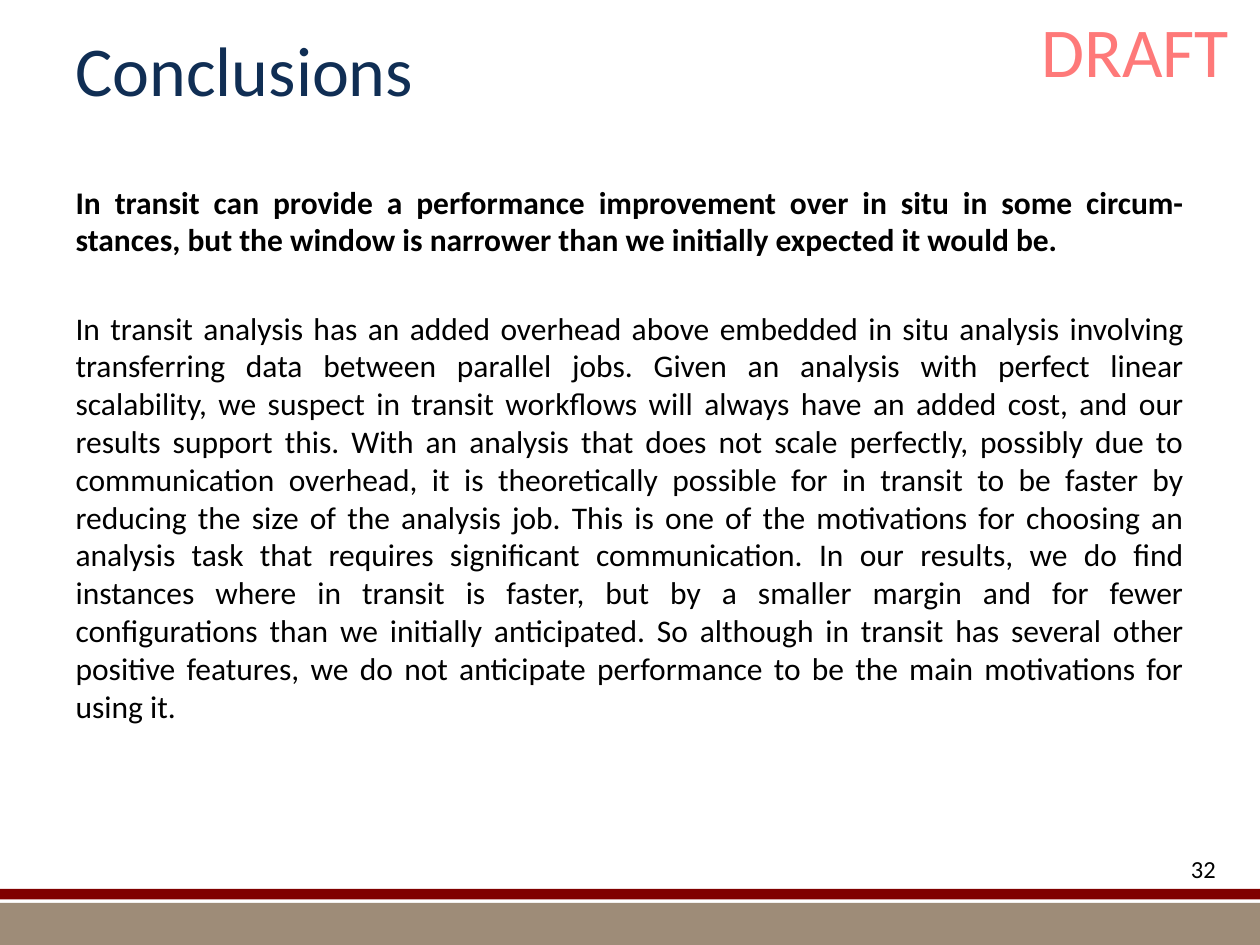
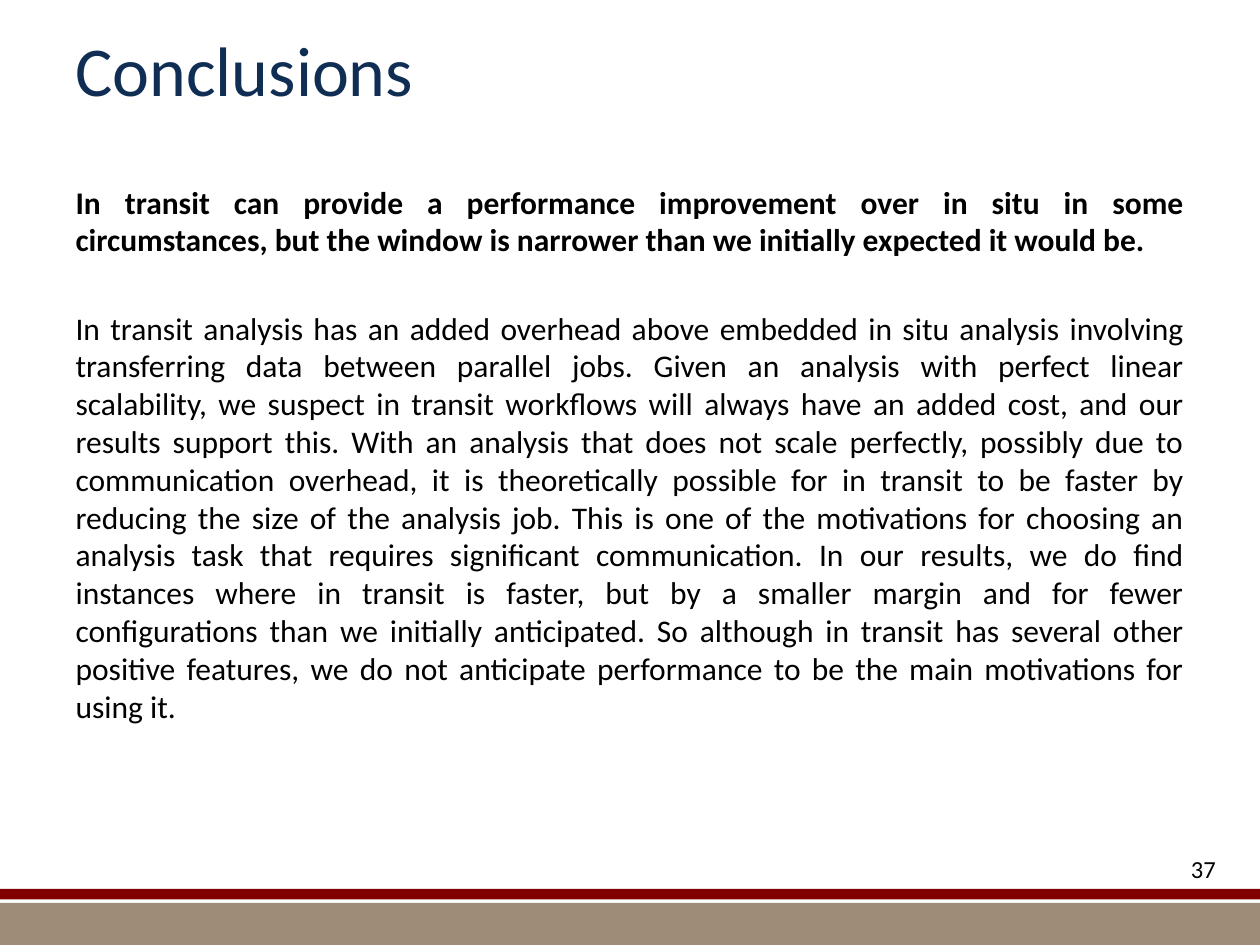
Before and after one commit to kmorel-papers/MilestoneFY13, a slide deck: slide 37 of Summary/SummarySlides.pptx (slide 32 before the commit). Drawn at 1260x945 pixels with LibreOffice and Linux fonts; fonts in the diff are those of the drawing; background and template pictures are left out. Boxes give left, top, right and bottom in pixels: in the first picture for what was removed or moved away, otherwise in the second. Text is boxed around its words. In the diff, an @@ line names an element or a change of style, - is before the commit and + after.

```diff
--- a/Summary/SummarySlides.pptx
+++ b/Summary/SummarySlides.pptx
@@ text removed at <box>1041,32,1229,77</box> @@
-DRAFT
@@ text at <box>76,192,1183,256</box>: text changed @@
-In transit can provide a performance improvement over in situ in some circum- stances, but the window is narrower than we initially expected it would be.
+In transit can provide a performance improvement over in situ in some circumstances, but the window is narrower than we initially expected it would be.
@@ page number at <box>1191,862,1216,878</box>: text changed @@
-32
+37
```
Also in this commit, not shown: 35 other slides changed, 6 slides added, 2 other files.
